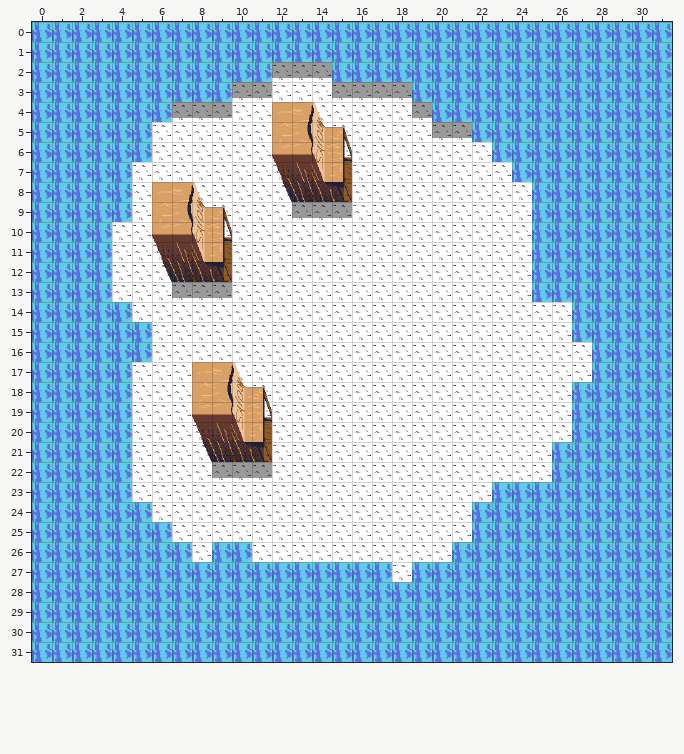
One commit to this Tiled map: assets/maps/techdemomap.tmx. Above, as it was before the edit.
Cells are 32x32 px. Shown: x 0..31, y 0..31.
New version:
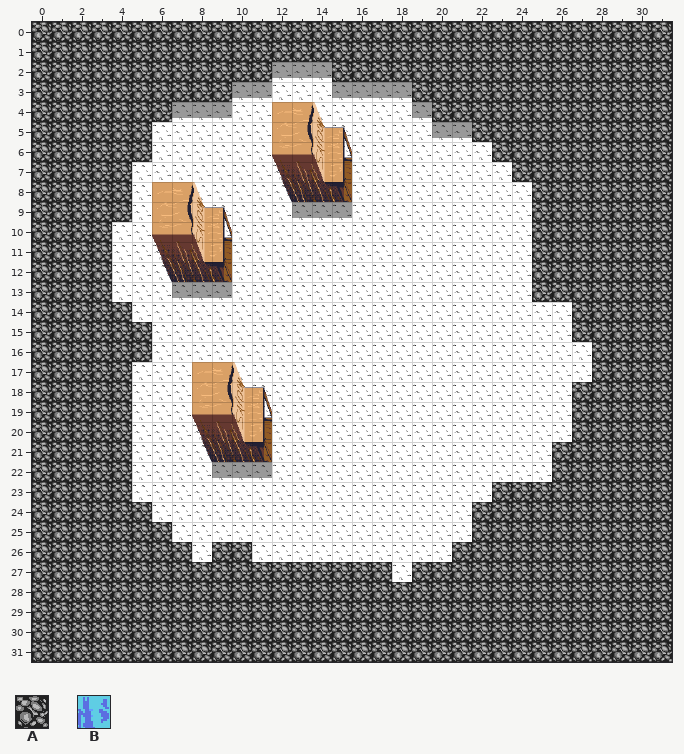
Key: from "BWrocks": A 0; from "rocksv1": B 0.
_ is an empty cell.
The exact change:
Layer "bump":
y 0..1: x 0..31 BBBBBBBBBBBBBBBBBBBBBBBBBBBBBBBB -> AAAAAAAAAAAAAAAAAAAAAAAAAAAAAAAA
y 2: x 0..11 BBBBBBBBBBBB -> AAAAAAAAAAAA; x 15..31 BBBBBBBBBBBBBBBBB -> AAAAAAAAAAAAAAAAA
y 3: x 0..9 BBBBBBBBBB -> AAAAAAAAAA; x 19..31 BBBBBBBBBBBBB -> AAAAAAAAAAAAA
y 4: x 0..6 BBBBBBB -> AAAAAAA; x 20..31 BBBBBBBBBBBB -> AAAAAAAAAAAA
y 5: x 0..5 BBBBBB -> AAAAAA; x 22..31 BBBBBBBBBB -> AAAAAAAAAA
y 6: x 0..5 BBBBBB -> AAAAAA; x 23..31 BBBBBBBBB -> AAAAAAAAA
y 7: x 0..4 BBBBB -> AAAAA; x 24..31 BBBBBBBB -> AAAAAAAA
y 8..9: x 0..4 BBBBB -> AAAAA; x 25..31 BBBBBBB -> AAAAAAA
y 10..13: x 0..3 BBBB -> AAAA; x 25..31 BBBBBBB -> AAAAAAA
y 14: x 0..4 BBBBB -> AAAAA; x 27..31 BBBBB -> AAAAA
y 15: x 0..5 BBBBBB -> AAAAAA; x 27..31 BBBBB -> AAAAA
y 16: x 0..5 BBBBBB -> AAAAAA; x 28..31 BBBB -> AAAA
y 17: x 0..4 BBBBB -> AAAAA; x 28..31 BBBB -> AAAA
y 18..20: x 0..4 BBBBB -> AAAAA; x 27..31 BBBBB -> AAAAA
y 21..22: x 0..4 BBBBB -> AAAAA; x 26..31 BBBBBB -> AAAAAA
y 23: x 0..4 BBBBB -> AAAAA; x 23..31 BBBBBBBBB -> AAAAAAAAA
y 24: x 0..5 BBBBBB -> AAAAAA; x 22..31 BBBBBBBBBB -> AAAAAAAAAA
y 25: x 0..6 BBBBBBB -> AAAAAAA; x 22..31 BBBBBBBBBB -> AAAAAAAAAA
y 26: x 0..7 BBBBBBBB -> AAAAAAAA; x 9..10 BB -> AA; x 21..31 BBBBBBBBBBB -> AAAAAAAAAAA
y 27: x 0..17 BBBBBBBBBBBBBBBBBB -> AAAAAAAAAAAAAAAAAA; x 19..31 BBBBBBBBBBBBB -> AAAAAAAAAAAAA
y 28..31: x 0..31 BBBBBBBBBBBBBBBBBBBBBBBBBBBBBBBB -> AAAAAAAAAAAAAAAAAAAAAAAAAAAAAAAA
Boxes around the changes in both pictures, in picture pixels (x1, y1, x2, y2):
changed: (32, 22, 672, 662)
